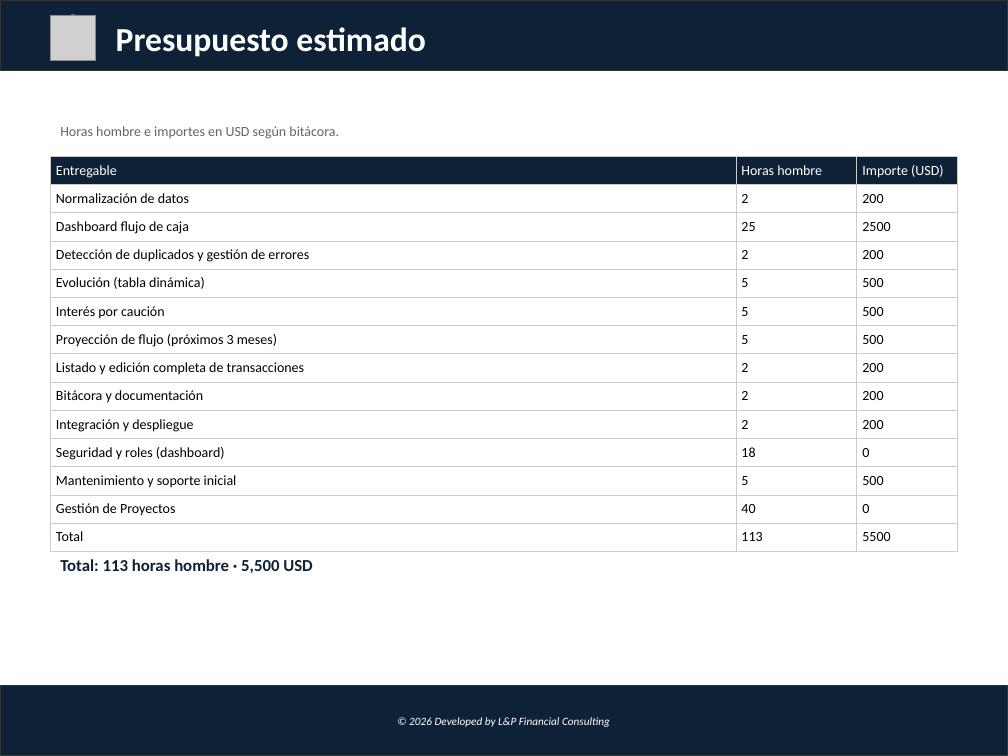
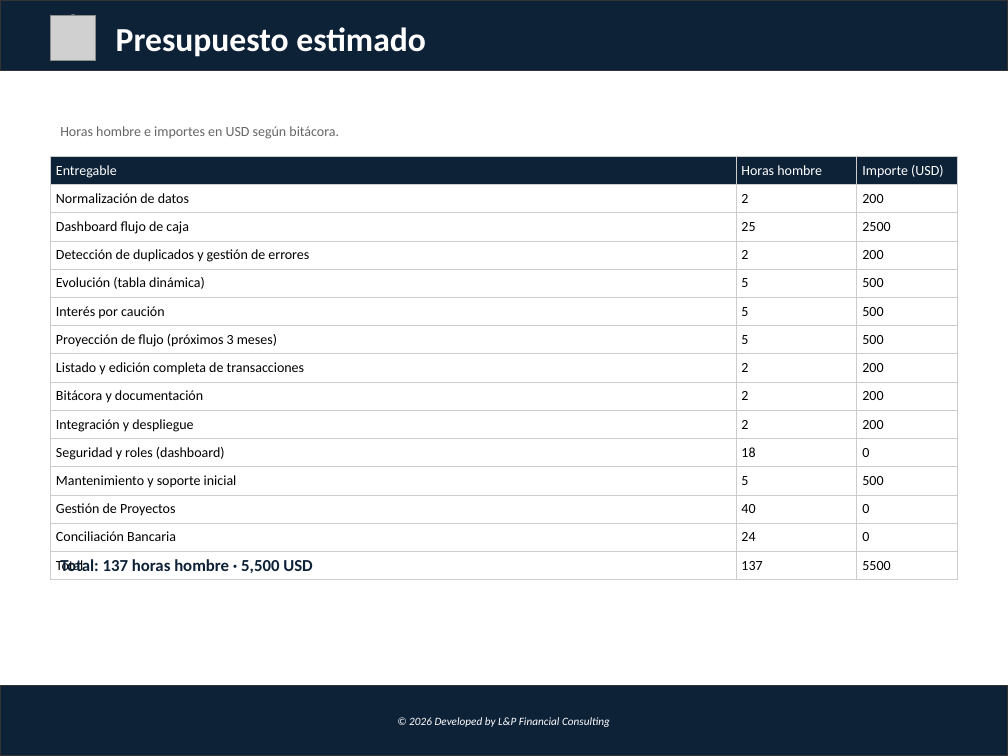
Before and after one commit to lucasbustosmartin-coder/fornitalia, a slide deck: slide 5 of Propuesta_Dashboard_Flujo_Caja.pptx. Drawn at 1008x756 pixels with LibreOffice and Linux fonts; fonts in the diff are those of the drawing; grey boxes stand for pictures. Boxes give left, top, right and bottom in pixels: in the first picture for what was removed or moved away, otherwise in the second. Text is boxed around its words. In the diff, an @@ line names an element or a change of style, - is before the commit and + after.

```diff
--- a/Propuesta_Dashboard_Flujo_Caja.pptx
+++ b/Propuesta_Dashboard_Flujo_Caja.pptx
@@ table at (50, 156, 958, 575) @@
-row 14: Total | 113 | 5500
+row 14: Conciliación Bancaria | 24 | 0
+row 15: Total | 137 | 5500
@@ text at (60, 559, 312, 573): text changed @@
-Total: 113 horas hombre · 5,500 USD
+Total: 137 horas hombre · 5,500 USD
```
Also in this commit, not shown: 6 other files.
